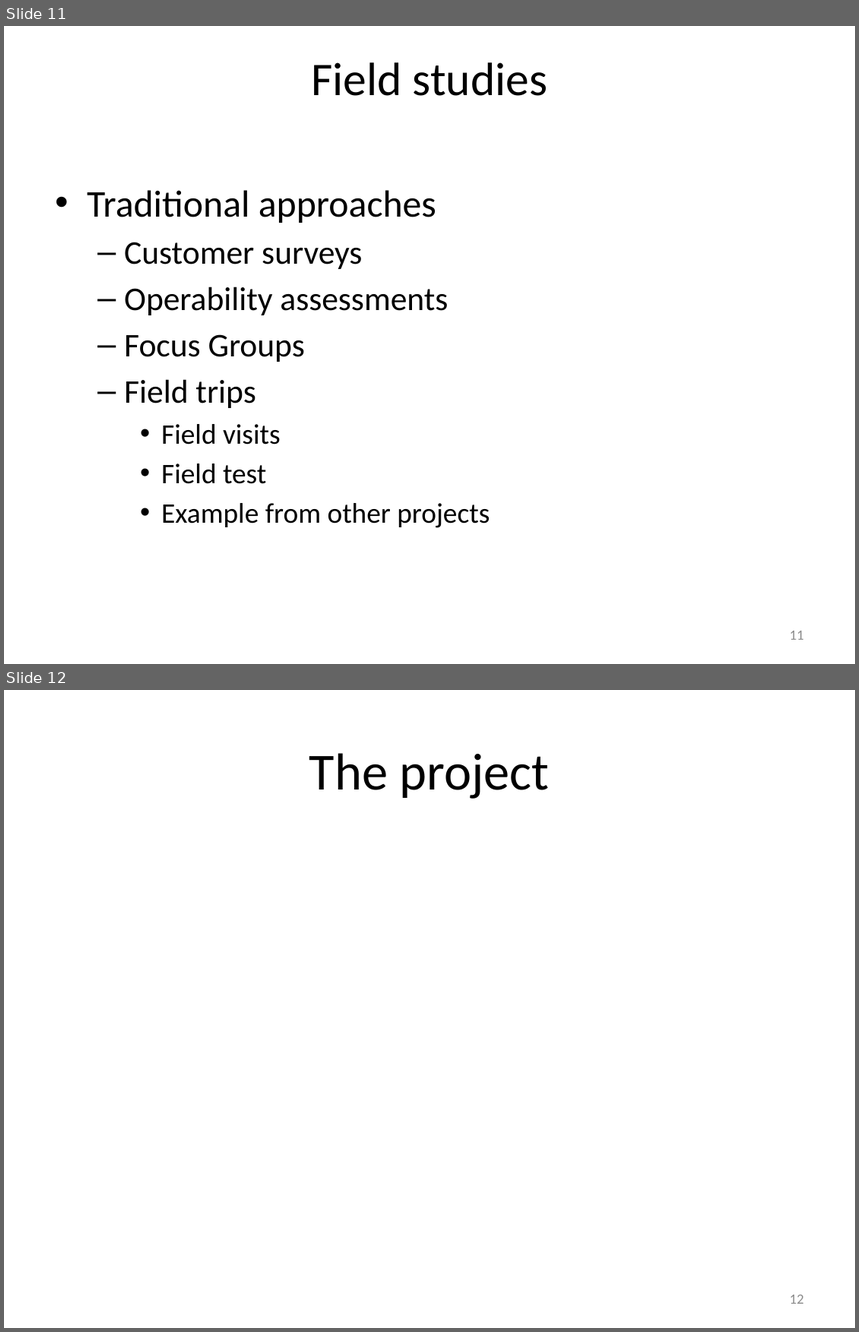
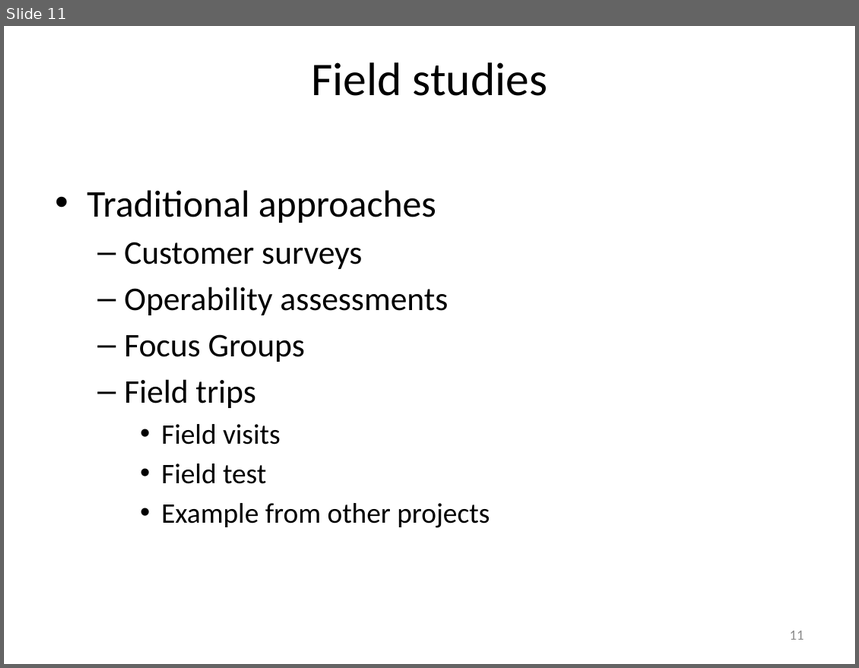
Before and after one commit to isurup/kalle-martin-group, a slide deck: SSE3/MartinPresentation/SSE3_5.pptx. Shown one above the other, each under a label of ours: slides 11 and 12 before the commit, slide 11 after it. The pictures are 859x1332 and 859x668 pixels, drawn with LibreOffice and Linux fonts; fonts in the diff are those of the drawing. Boxes give left, top, right and bottom in pixels: in the first picture for what was removed or moved away, otherwise in the second. Text is boxed around its words. In the diff, an @@ line names an element or a change of style, - is before the commit and + after.

```diff
--- a/SSE3/MartinPresentation/SSE3_5.pptx
+++ b/SSE3/MartinPresentation/SSE3_5.pptx
@@ slide 12 removed at [4, 690, 855, 1328], background #FFFFFF @@
@@ title removed at [310, 753, 550, 799] @@
-The project
@@ page number removed at [790, 1295, 804, 1304] @@
-12
```
Also in this commit, not shown: 4 slides added.
